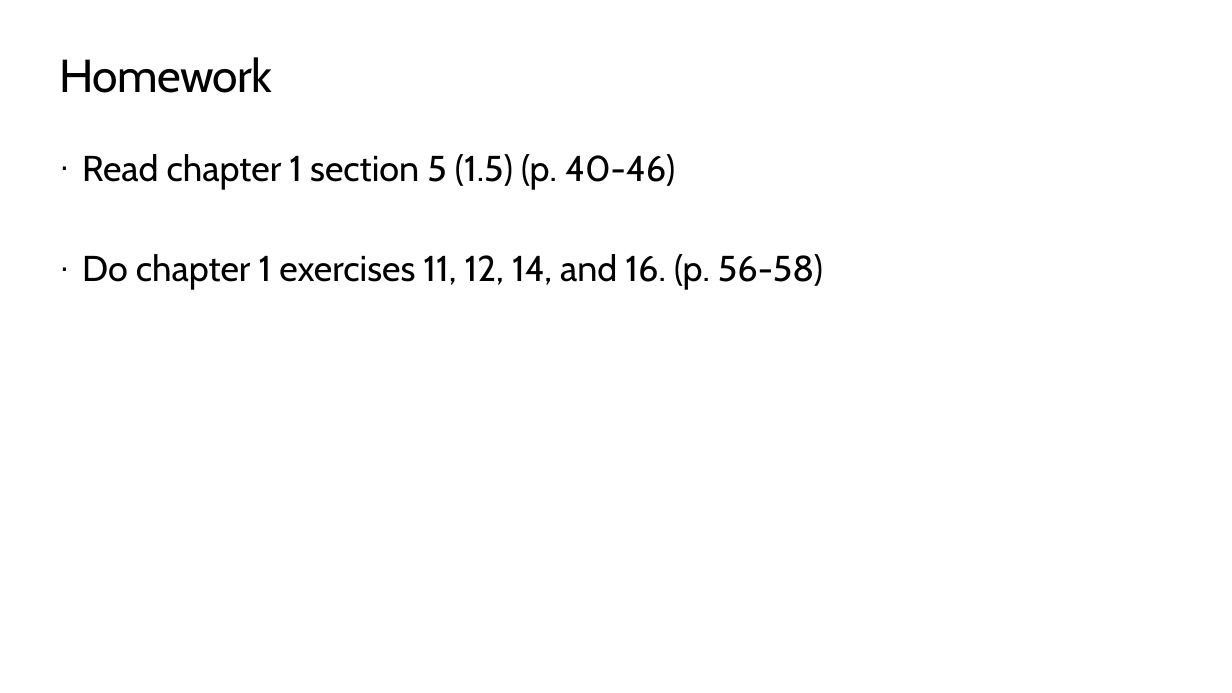
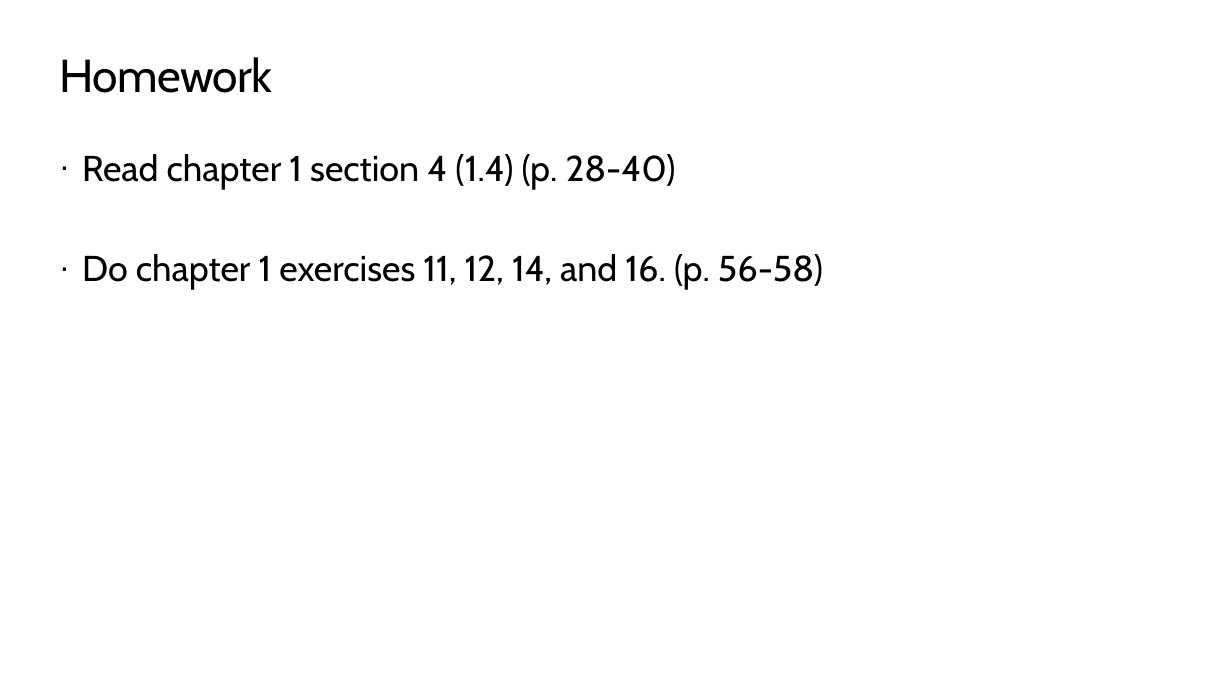
Before and after one commit to TEALSK12/apcsa-public, a slide deck: slide 73 of curriculum/Unit1/Unit1.pptx. Drawn at 1232x693 pixels with LibreOffice and Linux fonts; fonts in the diff are those of the drawing; background and template pictures are left out. Boxes give left, top, right and bottom in pixels: in the first picture for what was removed or moved away, otherwise in the second. Text is boxed around its words. In the diff, an @@ line names an element or a change of style, - is before the commit and + after.

```diff
--- a/curriculum/Unit1/Unit1.pptx
+++ b/curriculum/Unit1/Unit1.pptx
@@ text at bbox=[82, 154, 676, 189]: text changed @@
-· Read chapter 1 section 5 (1.5) (p. 40-46)
+· Read chapter 1 section 4 (1.4) (p. 28-40)
```
Also in this commit, not shown: 5 other slides changed, 2 other files.
